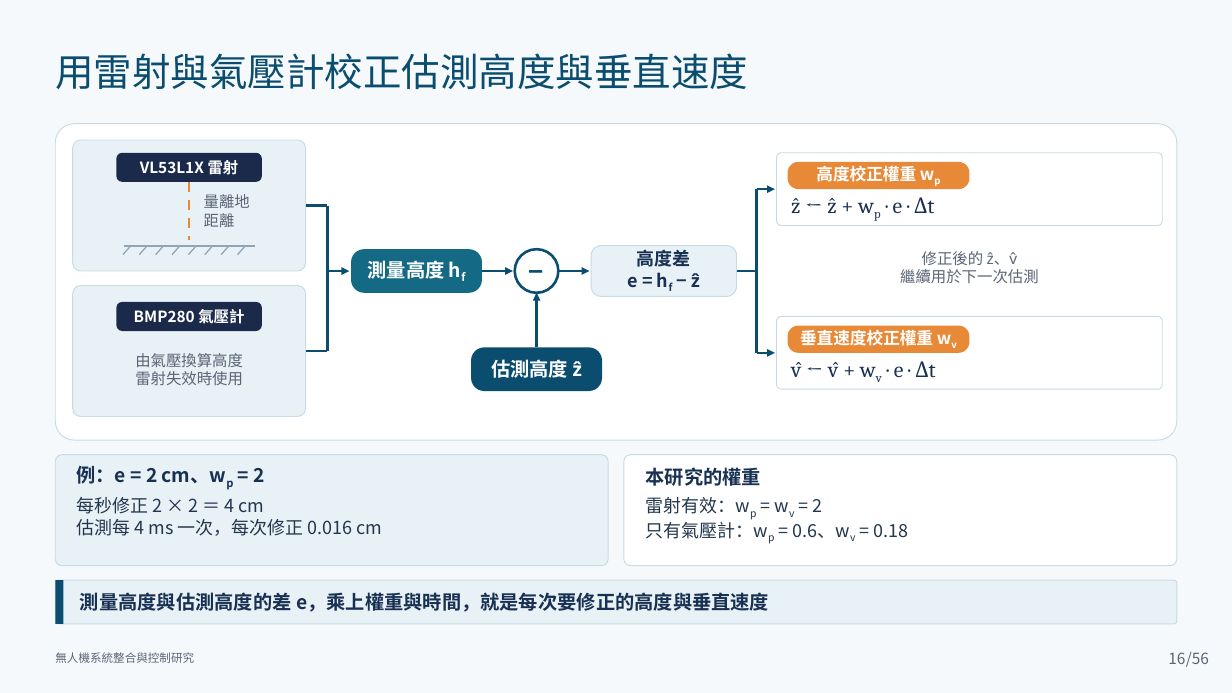
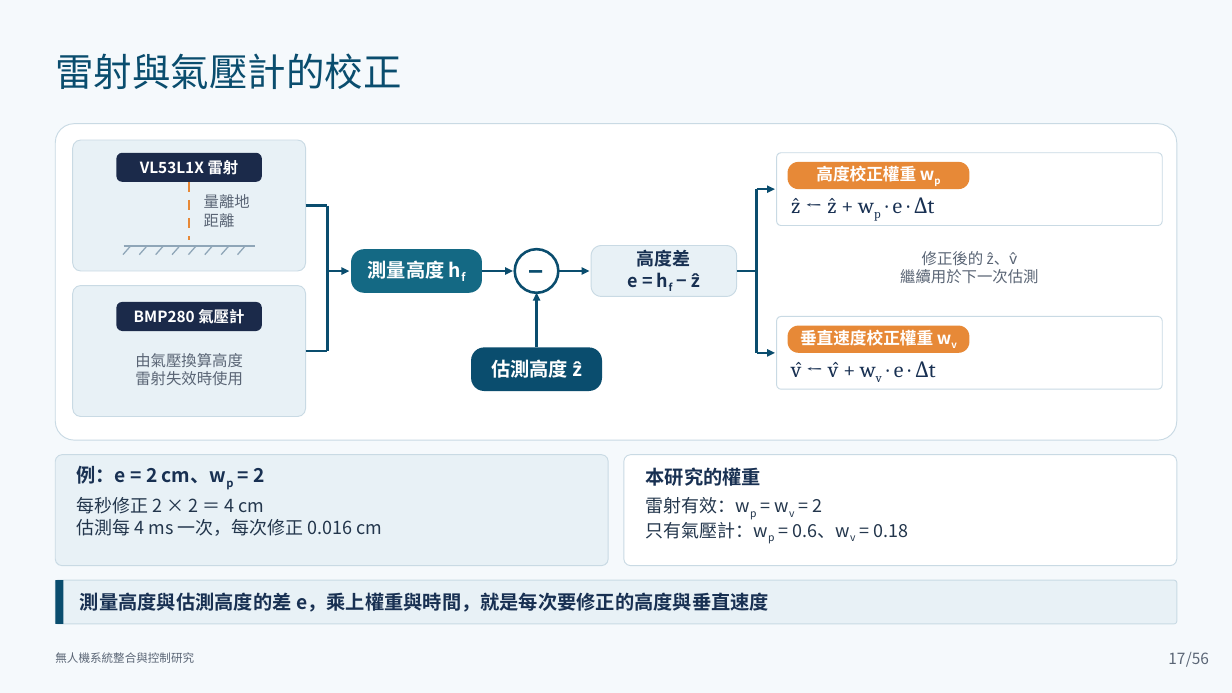
Before and after one commit to lingken1028/-, a slide deck: slide 17 of 無人機系統整合與控制研究_口試簡報 (2).pptx (slide 16 before the commit). Drawn at 1232x693 pixels with LibreOffice and Linux fonts; fonts in the diff are those of the drawing. Boxes give left, top, right and bottom in pixels: in the first picture for what was removed or moved away, otherwise in the second. Text is boxed around its words. In the diff, an @@ line names an element or a change of style, - is before the commit and + after.

```diff
--- a/無人機系統整合與控制研究_口試簡報 (2).pptx
+++ b/無人機系統整合與控制研究_口試簡報 (2).pptx
@@ text at bbox=[55, 53, 401, 89]: text changed @@
-用雷射與氣壓計校正估測高度與垂直速度
+雷射與氣壓計的校正
@@ page number at bbox=[1168, 652, 1185, 664]: text changed @@
-16
+17
```
Also in this commit, not shown: 25 other slides changed, 2 slides added.
